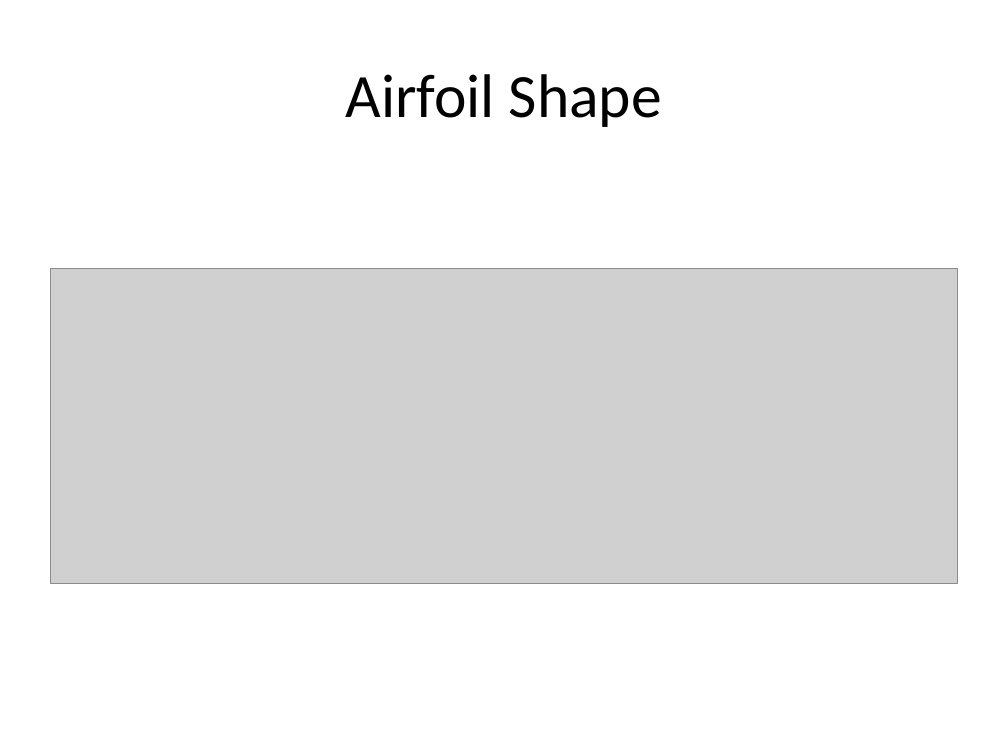
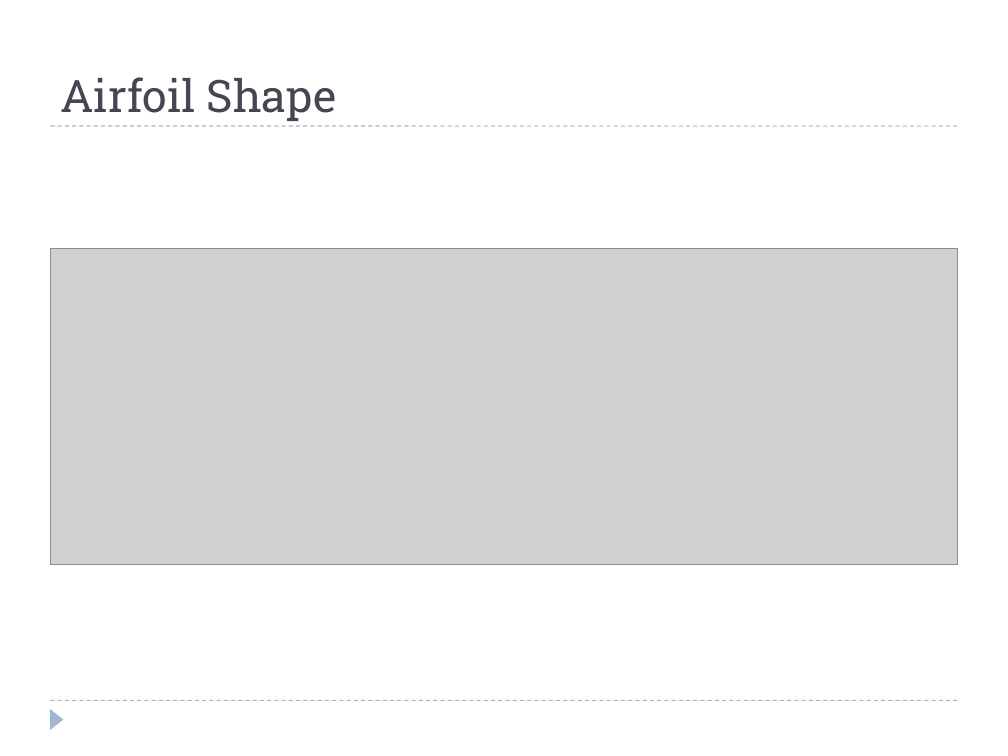
Before and after one commit to colinparker/Pterosaur, a slide deck: slide 16 of XFLR5 Methods and Their Application in.pptx (slide 17 before the commit). Drawn at 1008x756 pixels with LibreOffice and Linux fonts; fonts in the diff are those of the drawing; grey boxes stand for pictures. Boxes give left, top, right and bottom in pixels: in the first picture for what was removed or moved away, otherwise in the second. Text is boxed around its words. In the diff, an @@ line names an element or a change of style, - is before the commit and + after.

```diff
--- a/XFLR5 Methods and Their Application in.pptx
+++ b/XFLR5 Methods and Their Application in.pptx
@@ title "Airfoil Shape": place and size @@
-title "Airfoil Shape" at [346, 74, 662, 127]
+title "Airfoil Shape" at [60, 77, 337, 121]
@@ title "Airfoil Shape" at [60, 77, 337, 121]: size 44 to 32 pt, font Calibri to Roboto Slab, text colour #000000 to #464653; alignment centre to left; vertical alignment middle to bottom @@
@@ line added from (50, 126) to (958, 126), #9FB8CD 0.75 pt dashed @@
@@ picture: place and size @@
-picture at [50, 268, 958, 584]
+picture at [50, 249, 958, 564]
@@ line added from (50, 701) to (958, 701), #9FB8CD 0.75 pt dashed @@
@@ triangle added at [50, 709, 64, 730], fill #9FB8CD @@
```
Also in this commit, not shown: 13 other slides changed, 5 slides added, 6 slides removed, 1 other file.
